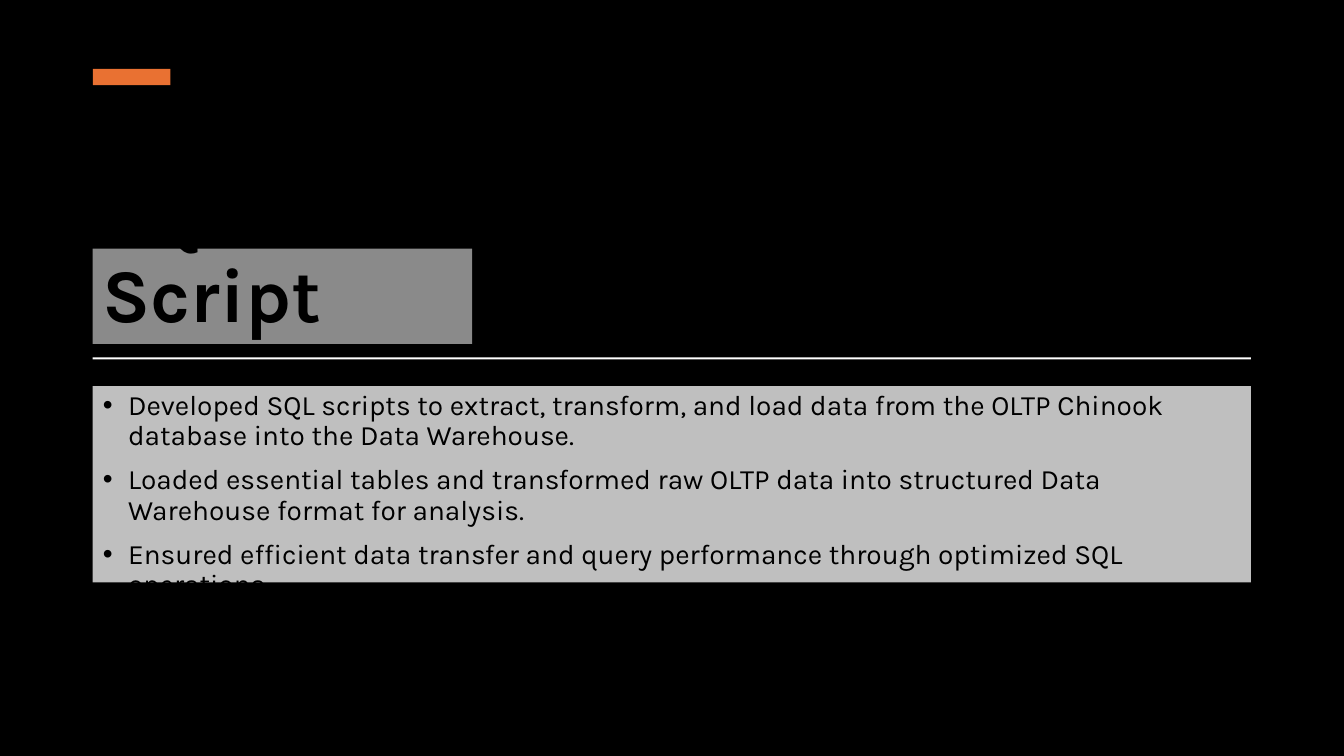
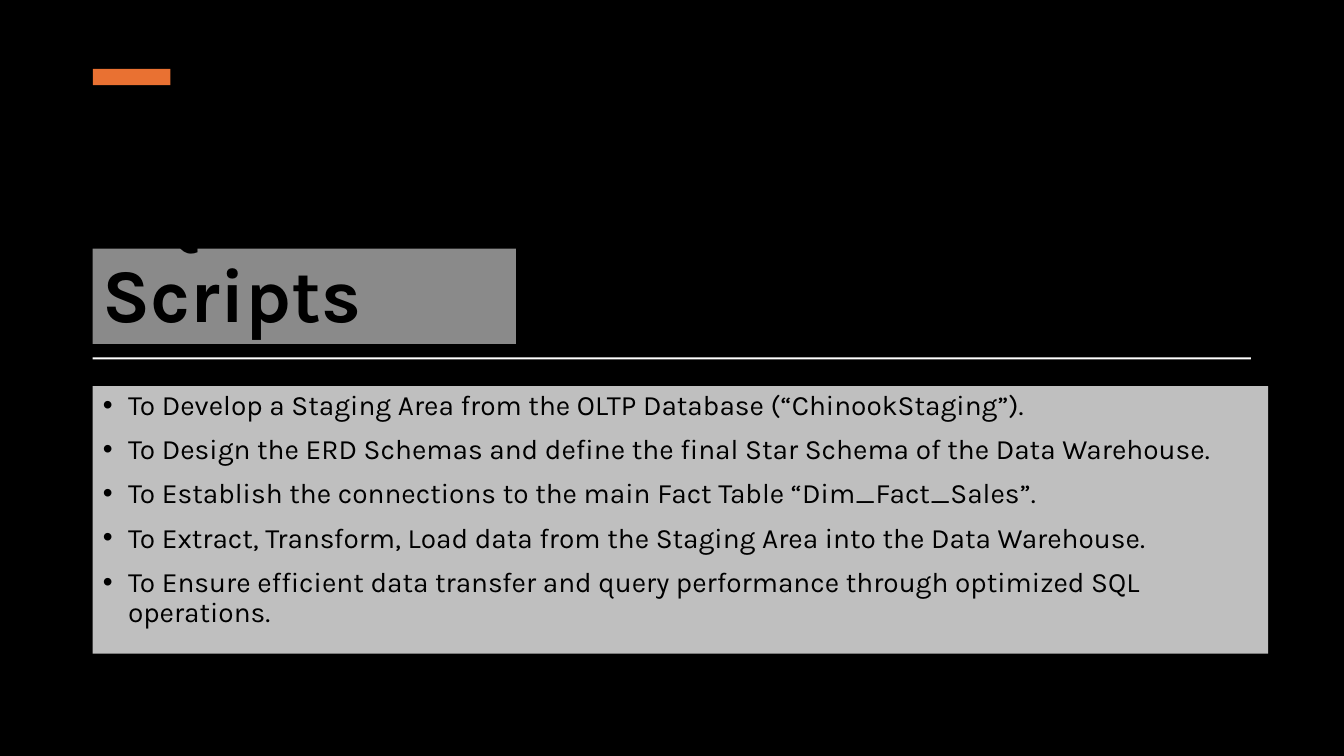
Before and after one commit to Konstant-gk/Chinook_Project, a slide deck: slide 3 of Chinook_Presentation/Project_Future_Chinook_Presentation.pptx. Drawn at 1344x756 pixels with LibreOffice and Linux fonts; fonts in the diff are those of the drawing; background and template pictures are left out. Boxes give left, top, right and bottom in pixels: in the first picture for what was removed or moved away, otherwise in the second. Text is boxed around its words. In the diff, an @@ line names an element or a change of style, - is before the commit and + after.

```diff
--- a/Chinook_Presentation/Project_Future_Chinook_Presentation.pptx
+++ b/Chinook_Presentation/Project_Future_Chinook_Presentation.pptx
@@ title "SQL Scripts": place and size @@
-title "SQL Scripts" at [93,249,472,345]
+title "SQL Scripts" at [93,249,516,345]
@@ title at [103,248,361,340]: text changed @@
-SQL Script
+SQL Scripts
@@ text "To Develop a Staging Area ...": place and size @@
-text "To Develop a Staging Area ..." at [93,386,1251,583]
+text "To Develop a Staging Area ..." at [93,386,1268,653]
@@ text at [128,395,1209,629]: text changed @@
-• Developed SQL scripts to extract, transform, and load data from the OLTP Chinook database into the Data Warehouse.
-• Loaded essential tables and transformed raw OLTP data into structured Data Warehouse format for analysis.
-• Ensured efficient data transfer and query performance through optimized SQL operations.
+• To Develop a Staging Area from the OLTP Database (“ChinookStaging”).
+• To Design the ERD Schemas and define the final Star Schema of the Data Warehouse.
+• To Establish the connections to the main Fact Table “Dim_Fact_Sales”.
+• To Extract, Transform, Load data from the Staging Area into the Data Warehouse.
+• To Ensure efficient data transfer and query performance through optimized SQL operations.
```
Also in this commit, not shown: 4 other slides changed, 5 slides added, 4 slides removed.
